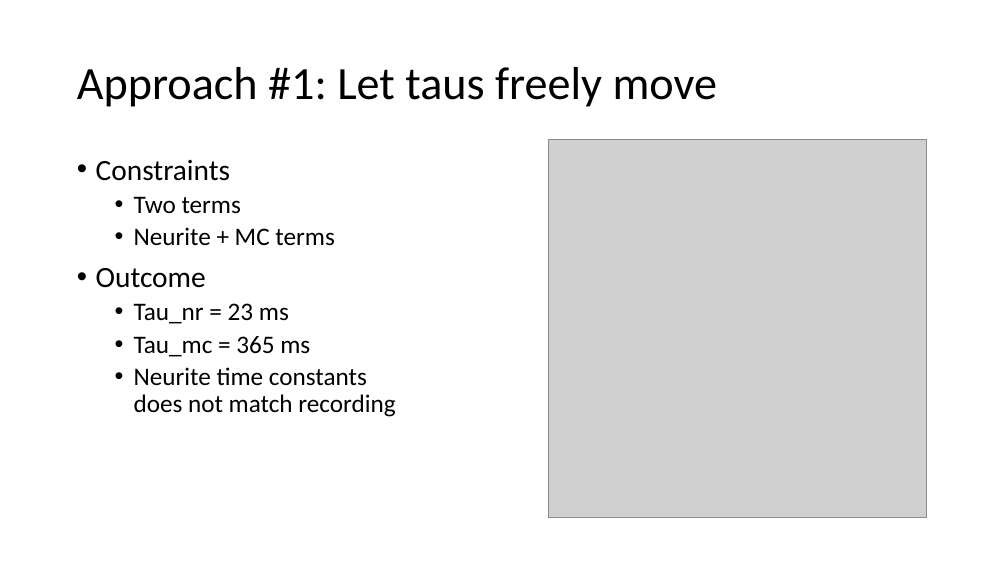
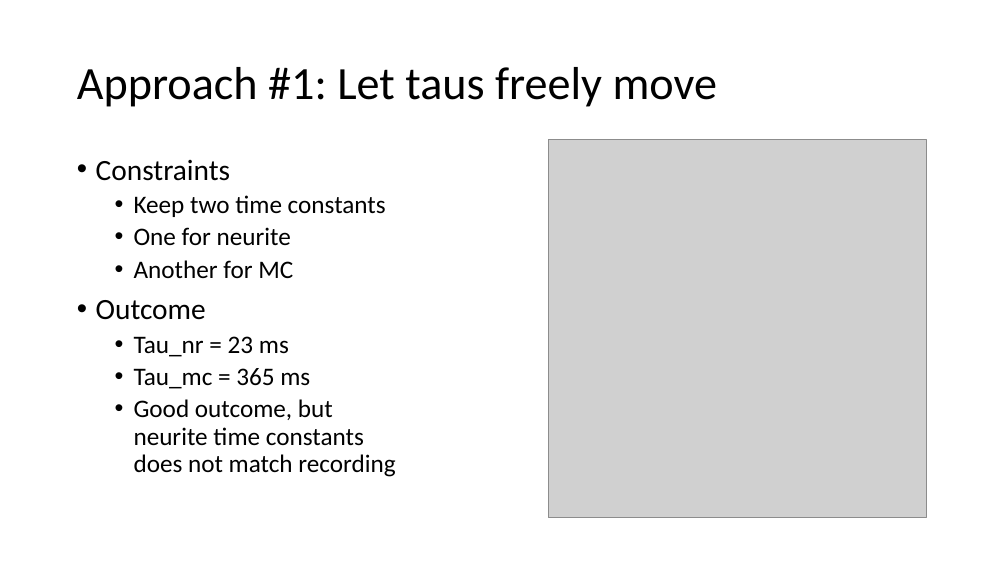
Before and after one commit to yw5aj/PlosCompBiol, a slide deck: slide 2 of notes/Approach_20160220.pptx. Drawn at 1008x567 pixels with LibreOffice and Linux fonts; fonts in the diff are those of the drawing; grey boxes stand for pictures. Boxes give left, top, right and bottom in pixels: in the first picture for what was removed or moved away, otherwise in the second. Text is boxed around its words. In the diff, an @@ line names an element or a change of style, - is before the commit and + after.

```diff
--- a/notes/Approach_20160220.pptx
+++ b/notes/Approach_20160220.pptx
@@ text at (134,195,386,278): text changed @@
-  • Two terms
-  • Neurite + MC terms
+  • Keep two time constants
+  • One for neurite
+  • Another for MC
@@ text at (134,399,395,477): text changed @@
-  • Neurite time constants does not match recording
+  • Good outcome, but neurite time constants does not match recording
```
Also in this commit, not shown: 2 other slides changed, 1 other file.
